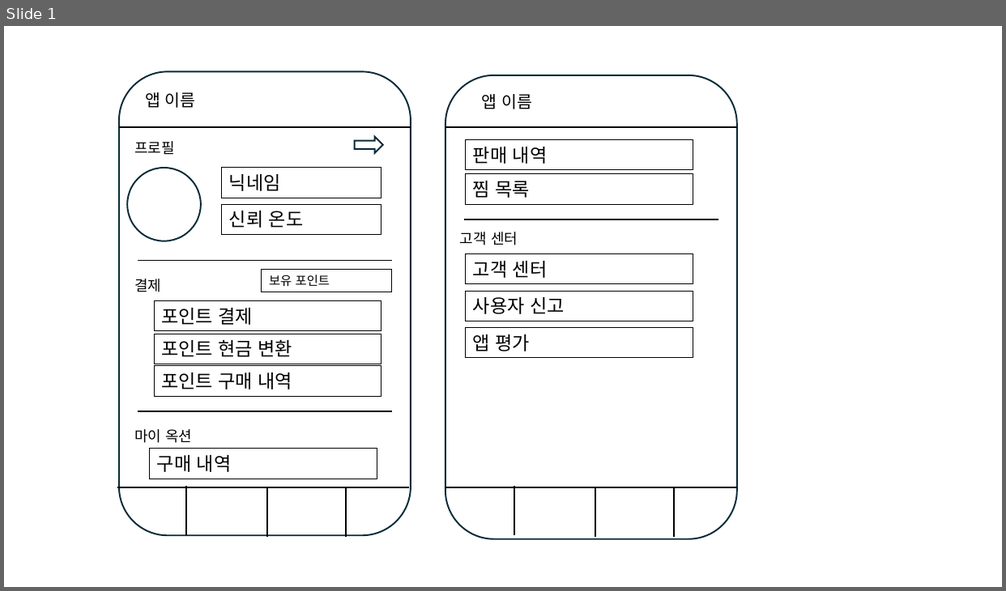
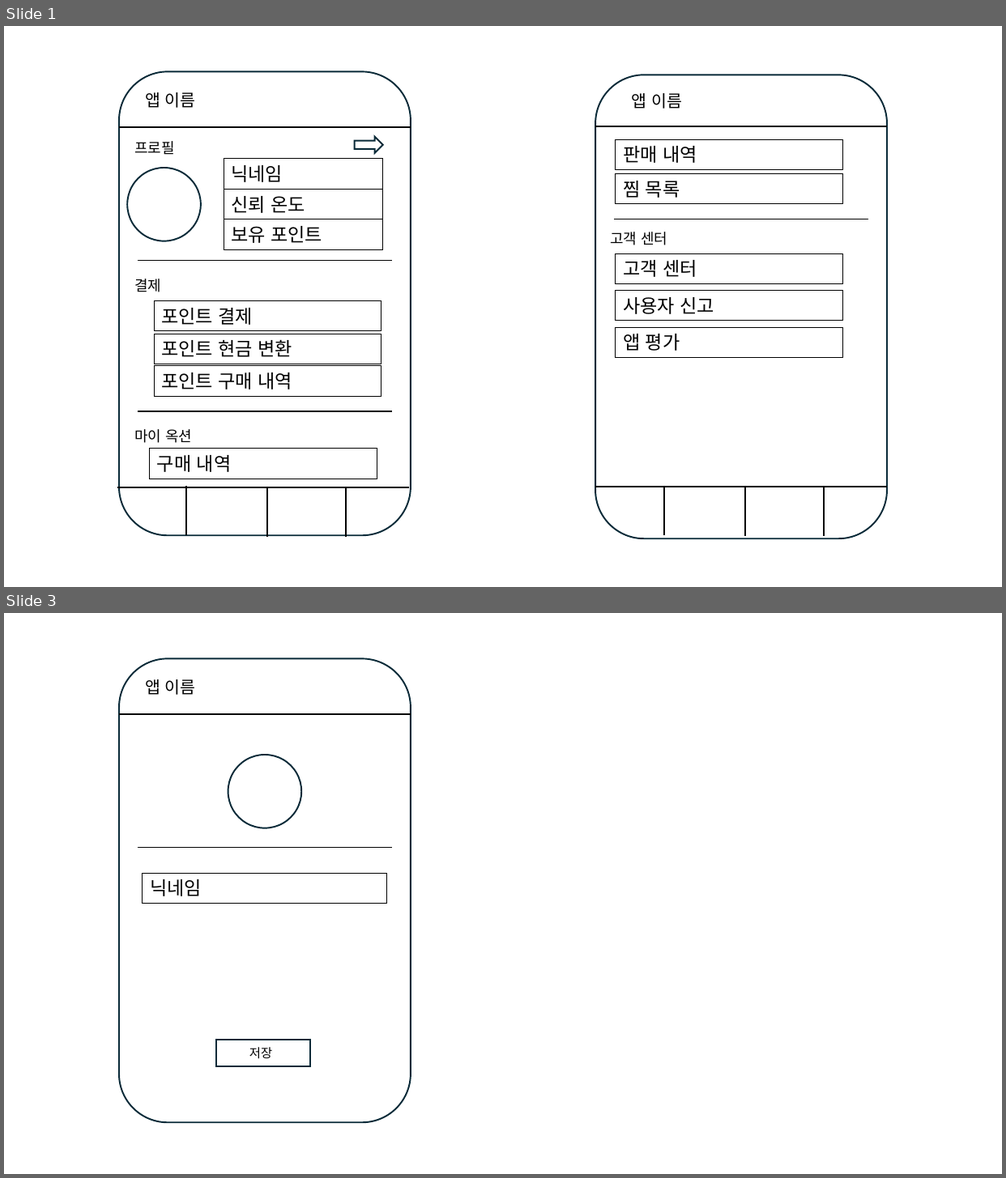
Before and after one commit to GwanII/auction_porject, a slide deck: Screen_degin/Screen_mypage.pptx. Shown one above the other, each under a label of ours: slide 1 before the commit, slides 1 and 3 after it; the slides between them are not shown. The pictures are 1006x591 and 1006x1178 pixels, drawn with LibreOffice and Linux fonts; fonts in the diff are those of the drawing. Boxes give left, top, right and bottom in pixels: in the first picture for what was removed or moved away, otherwise in the second. Text is boxed around its words. In the diff, an @@ line names an element or a change of style, - is before the commit and + after.

```diff
--- a/Screen_degin/Screen_mypage.pptx
+++ b/Screen_degin/Screen_mypage.pptx
@@ slide 3 added at box(4, 613, 1002, 1174), background #FFFFFF @@
@@ rounded rectangle added at box(119, 658, 411, 1122), outline #092A39 1.5 pt @@
@@ text added at box(145, 679, 196, 695), 16 pt, text #000000 @@
+앱 이름
@@ line added from (119, 714) to (411, 714), #000000 1.5 pt @@
@@ ellipse added at box(228, 755, 301, 828), fill #FFFFFF, outline #092A39 1.5 pt @@
@@ line added from (138, 847) to (392, 847), #000000 1.5 pt @@
@@ rectangle added at box(143, 874, 387, 904), outline #000000 0.75 pt, 18 pt, text #000000 @@
+닉네임
@@ rectangle added at box(216, 1040, 310, 1067), outline #092A39 1.5 pt @@
@@ text added at box(249, 1047, 272, 1059), 12 pt, text #000000 @@
+저장
@@ slide 1 changed as well @@
@@ rectangle "닉네임": place and size @@
-rectangle "닉네임" at box(222, 168, 381, 198)
+rectangle "닉네임" at box(224, 159, 383, 189)
@@ rectangle "신뢰 온도": place and size @@
-rectangle "신뢰 온도" at box(222, 204, 381, 234)
+rectangle "신뢰 온도" at box(224, 189, 383, 219)
@@ rectangle "보유 포인트": place and size @@
-rectangle "보유 포인트" at box(262, 269, 392, 292)
+rectangle "보유 포인트" at box(224, 220, 383, 250)
@@ rectangle "보유 포인트" at box(224, 220, 383, 250): size 12 to 18 pt @@
@@ 6 lines, 5 rectangles, 2 texts, 1 rounded rectangle: place and size @@
-6 lines, 5 rectangles, 2 texts, 1 rounded rectangle at box(445, 75, 737, 540)
+6 lines, 5 rectangles, 2 texts, 1 rounded rectangle at box(595, 75, 888, 539)
```
Also in this commit, not shown: 1 other slide added, 6 other files.
